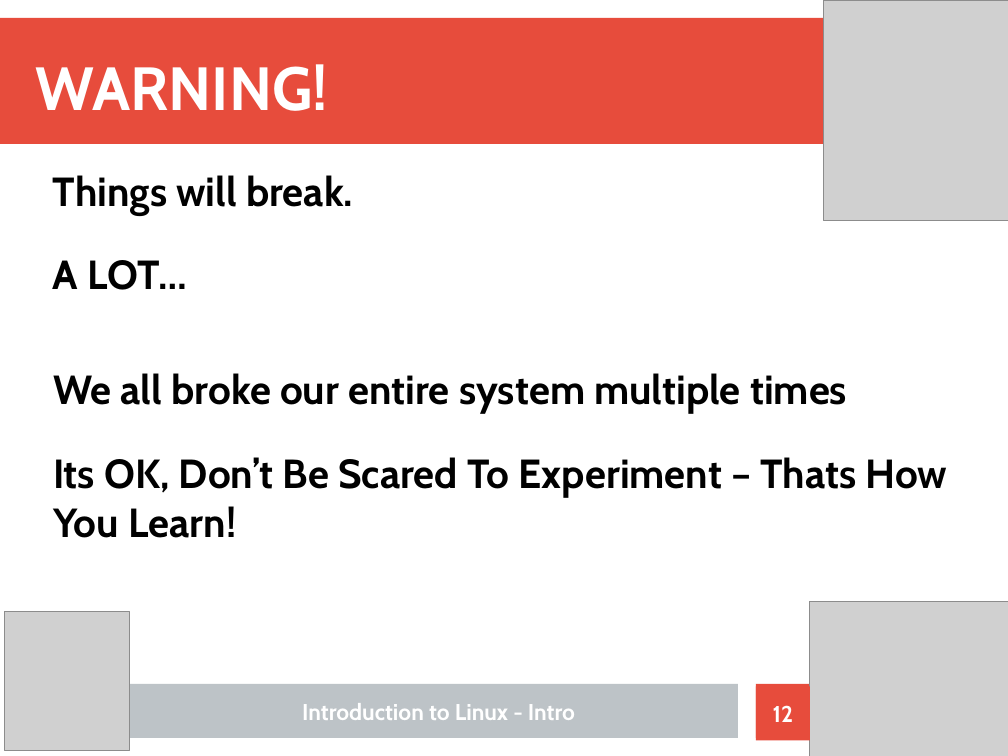
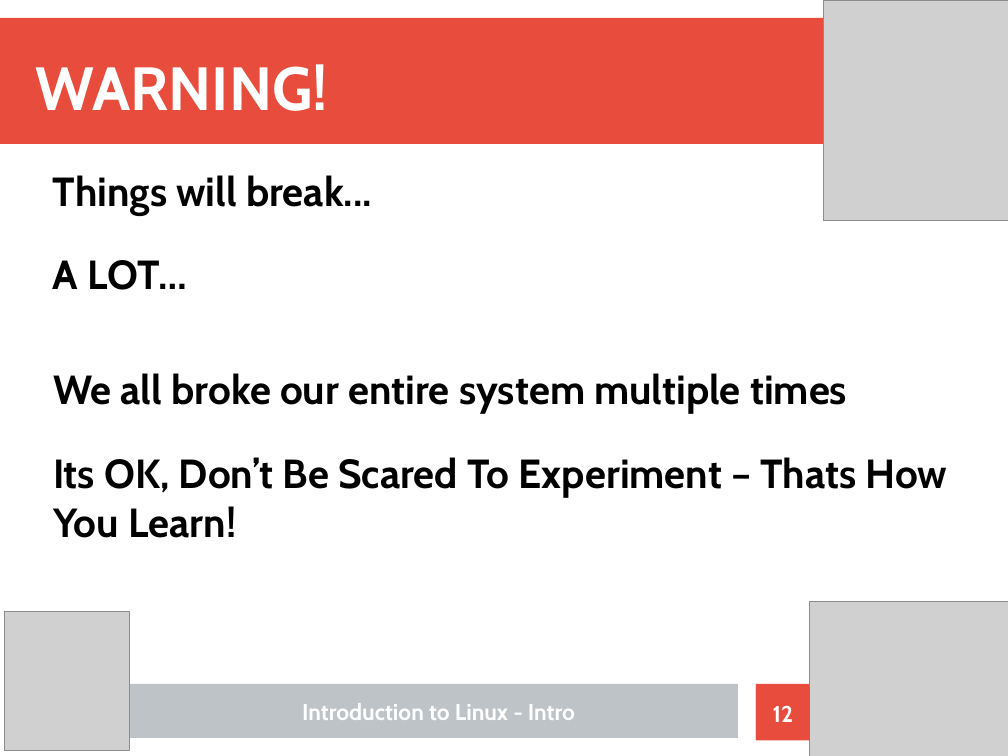
Before and after one commit to Nhlakanipho-Biyela/Intro_To_Linux_Course, a slide deck: slide 12 of Lecture_Slides/Linux_Tutorial_Format.odp. Drawn at 1008x756 pixels with LibreOffice and Linux fonts; fonts in the diff are those of the drawing; grey boxes stand for pictures. Boxes give left, top, right and bottom in pixels: in the first picture for what was removed or moved away, otherwise in the second. Text is boxed around its words. In the diff, an @@ line names an element or a change of style, - is before the commit and + after.

```diff
--- a/Lecture_Slides/Linux_Tutorial_Format.odp
+++ b/Lecture_Slides/Linux_Tutorial_Format.odp
@@ title at (x1=53, y1=175, x2=372, y2=215): text changed @@
-Things will break.
+Things will break...
```
Also in this commit, not shown: 10 other slides changed, 1 other file.
